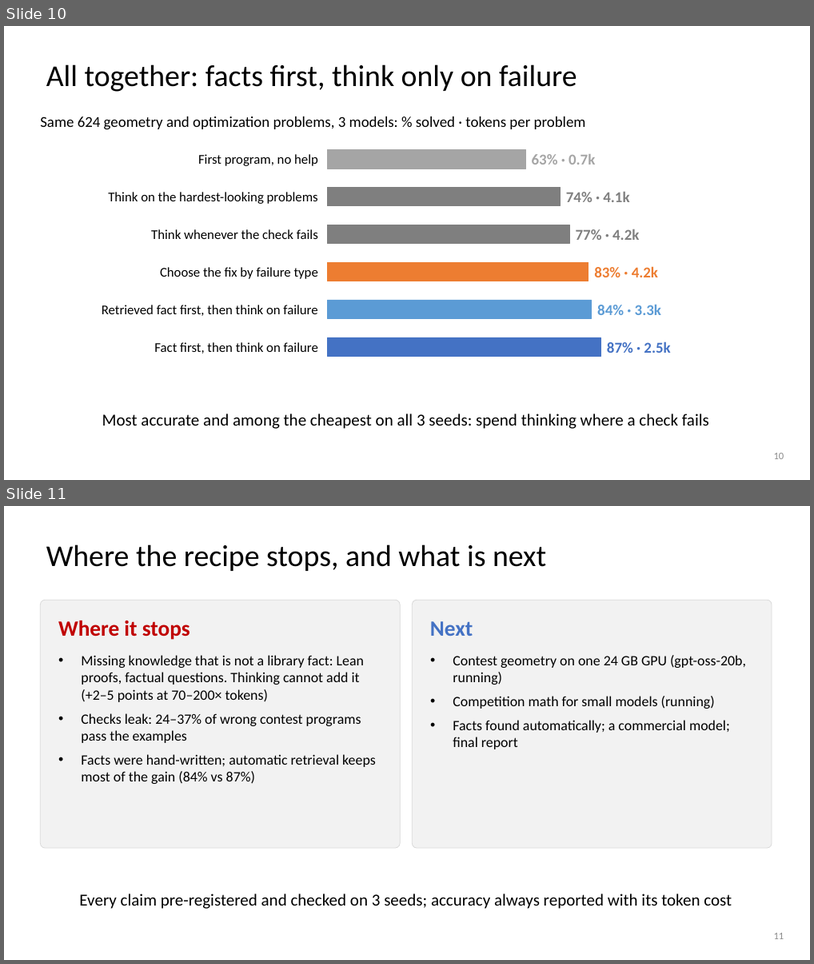
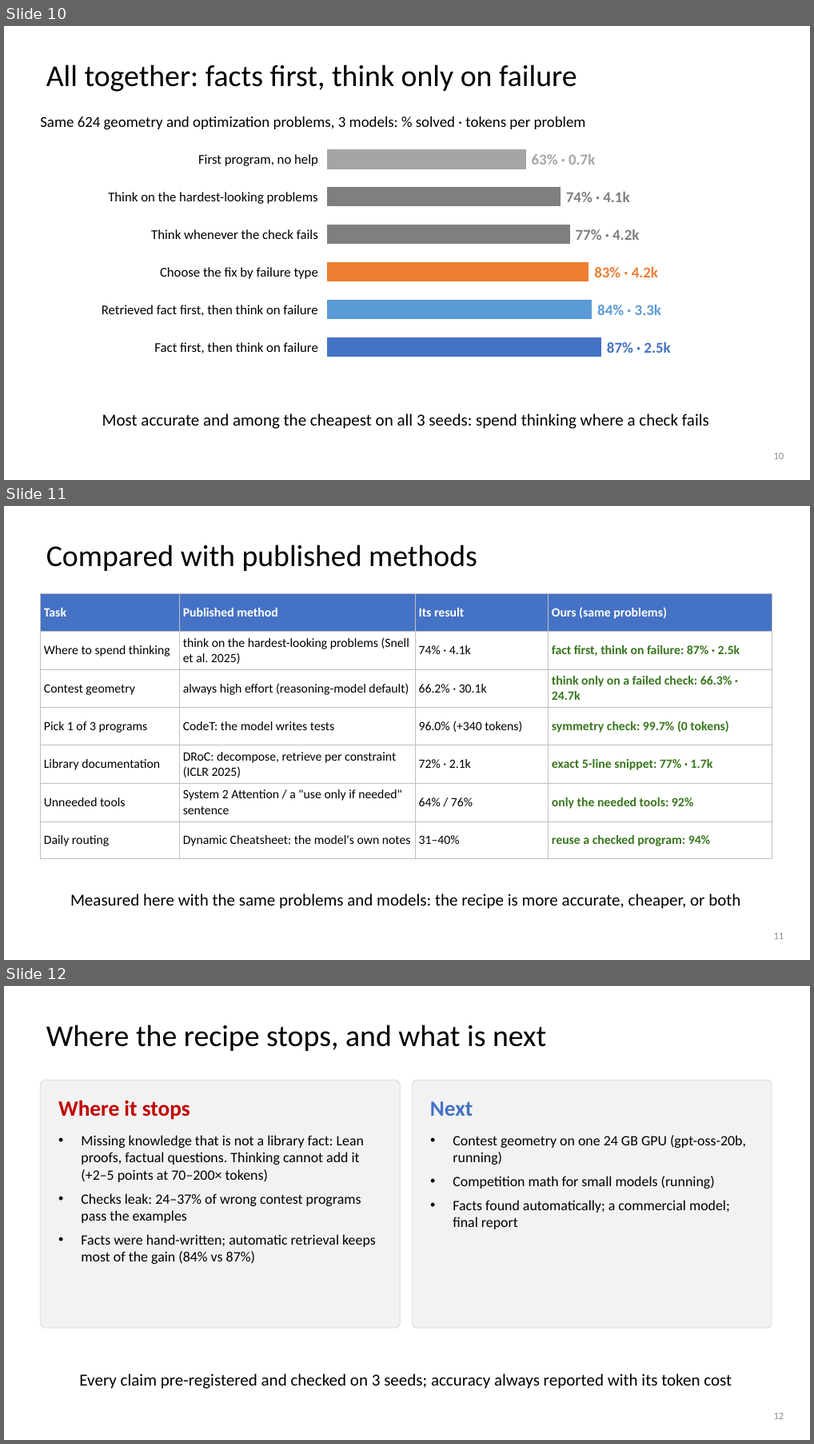
Before and after one commit to dlwns147/CSED490E_Project_Team5, a slide deck: PROPOSAL_slides.pptx. Shown one above the other, each under a label of ours: slides 10 and 11 before the commit, slides 10, 11 and 12 after it. The pictures are 814x964 and 814x1444 pixels, drawn with LibreOffice and Linux fonts; fonts in the diff are those of the drawing. Boxes give left, top, right and bottom in pixels: in the first picture for what was removed or moved away, otherwise in the second. Text is boxed around its words. In the diff, an @@ line names an element or a change of style, - is before the commit and + after.

```diff
--- a/PROPOSAL_slides.pptx
+++ b/PROPOSAL_slides.pptx
@@ slide 11 added at (4, 506, 810, 960), background #FFFFFF @@
@@ title added at (46, 544, 478, 571), 36 pt, text #000000 @@
+Compared with published methods
@@ table added at (40, 594, 772, 849), 7 rows, 4 columns @@
+Task | Published method | Its result | Ours (same problems)
+Where to spend thinking | think on the hardest-looking problems (Snell et al. 2025) | 74% · 4.1k | fact first, think on failure: 87% · 2.5k
+Contest geometry | always high effort (reasoning-model default) | 66.2% · 30.1k | think only on a failed check: 66.3% · 24.7k
+Pick 1 of 3 programs | CodeT: the model writes tests | 96.0% (+340 tokens) | symmetry check: 99.7% (0 tokens)
+Library documentation | DRoC: decompose, retrieve per constraint (ICLR 2025) | 72% · 2.1k | exact 5-line snippet: 77% · 1.7k
+Unneeded tools | System 2 Attention / a "use only if needed" sentence | 64% / 76% | only the needed tools: 92%
+Daily routing | Dynamic Cheatsheet: the model's own notes | 31–40% | reuse a checked program: 94%
@@ text added at (70, 893, 741, 908), 20 pt, text #000000 @@
+Measured here with the same problems and models: the recipe is more accurate, cheaper, or both
@@ page number added at (774, 932, 785, 939), 12 pt, text #8C8C8C @@
+11
@@ what was slide 11 is now slide 12 @@
@@ page number at (774, 1412, 785, 1419): text changed @@
-11
+12
```
Also in this commit, not shown: 5 other files.
